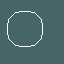
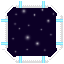
Before/after of a w=64, h=64 layered artwork. What changed in the layer stack:
removed layer "Layer 1" over [7, 11, 43, 47]
added layer "Frame" above "Glass" over [1, 1, 63, 63]
added layer "Stars" above "Space" over [11, 7, 55, 54]
added layer "Space" above "Background" over [7, 7, 57, 57]
renamed "Layer 2" to "Background", hid it, painted on it over [0, 0, 64, 64]
